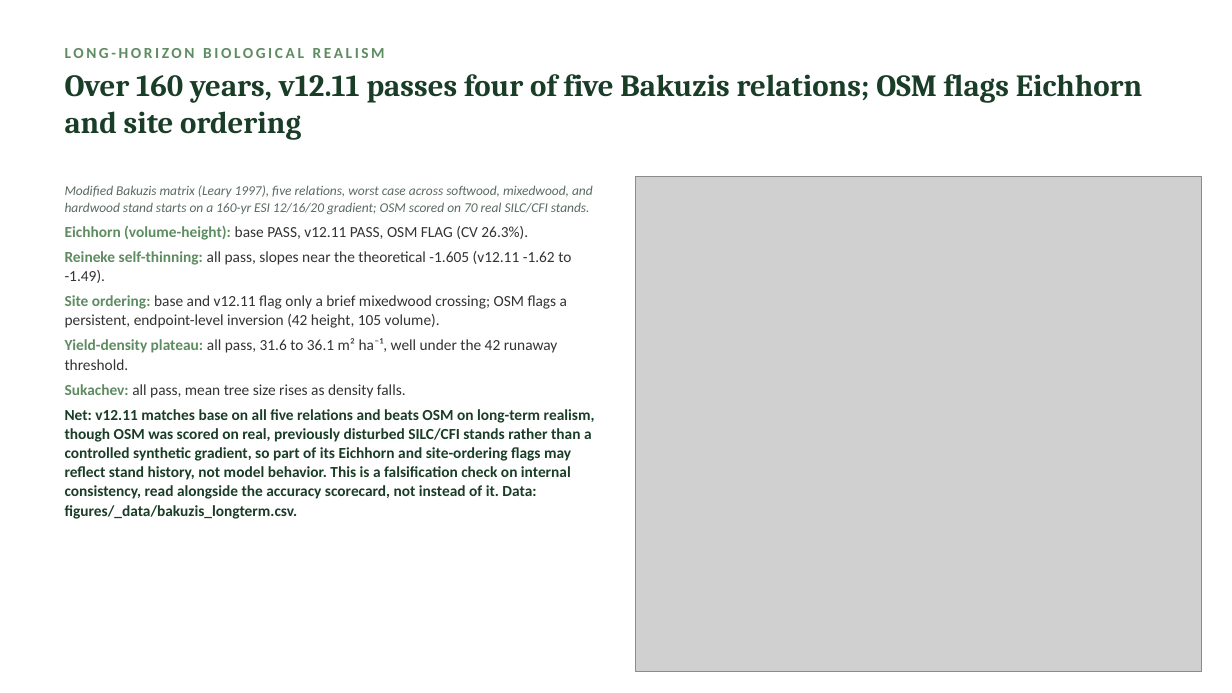
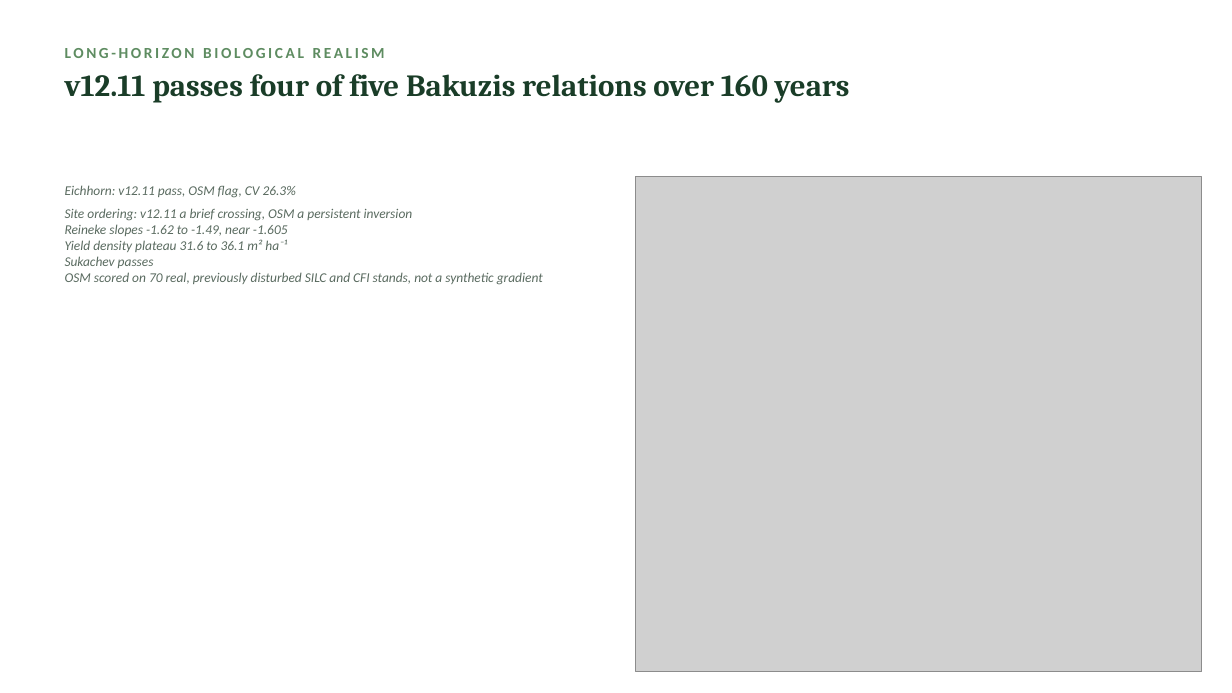
Before and after one commit to holoros/fvs-acd, a slide deck: slide 36 of FVS-ACD_Hennigar_Aug2026.pptx. Drawn at 1232x693 pixels with LibreOffice and Linux fonts; fonts in the diff are those of the drawing; grey boxes stand for pictures. Boxes give left, top, right and bottom in pixels: in the first picture for what was removed or moved away, otherwise in the second. Text is boxed around its words. In the diff, an @@ line names an element or a change of style, - is before the commit and + after.

Commit message:
v12.11 benchmark: height-coverage census, rescores, and Zenodo deposit package

```diff
--- a/FVS-ACD_Hennigar_Aug2026.pptx
+++ b/FVS-ACD_Hennigar_Aug2026.pptx
@@ text at (x1=65, y1=74, x2=850, y2=103): text changed @@
-Over 160 years, v12.11 passes four of five Bakuzis relations; OSM flags Eichhorn and site ordering
+v12.11 passes four of five Bakuzis relations over 160 years
@@ text at (x1=65, y1=185, x2=543, y2=285): text changed; size 12 to 10.5 pt; text colour #1A3D28 to #5A6B60; bold off; italic on @@
-Modified Bakuzis matrix (Leary 1997), five relations, worst case across softwood, mixedwood, and hardwood stand starts on a 160-yr ESI 12/16/20 gradient; OSM scored on 70 real SILC/CFI stands.
-Eichhorn (volume-height): base PASS, v12.11 PASS, OSM FLAG (CV 26.3%).
-Reineke self-thinning: all pass, slopes near the theoretical -1.605 (v12.11 -1.62 to -1.49).
-Site ordering: base and v12.11 flag only a brief mixedwood crossing; OSM flags a persistent, endpoint-level inversion (42 height, 105 volume).
-Yield-density plateau: all pass, 31.6 to 36.1 m² ha⁻¹, well under the 42 runaway threshold.
-Sukachev: all pass, mean tree size rises as density falls.
-Net: v12.11 matches base on all five relations and beats OSM on long-term realism, though OSM was scored on real, previously disturbed SILC/CFI stands rather than a controlled synthetic gradient, so part of its Eichhorn and site-ordering flags may reflect stand history, not model behavior. This is a falsification check on internal consistency, read alongside the accuracy scorecard, not instead of it. Data: figures/_data/bakuzis_longterm.csv.
+Eichhorn: v12.11 pass, OSM flag, CV 26.3%
+Site ordering: v12.11 a brief crossing, OSM a persistent inversion
+Reineke slopes -1.62 to -1.49, near -1.605
+Yield density plateau 31.6 to 36.1 m² ha⁻¹
+Sukachev passes
+OSM scored on 70 real, previously disturbed SILC and CFI stands, not a synthetic gradient
```
Also in this commit, not shown: 39 other slides changed, 1 slide added, 25 other files.
